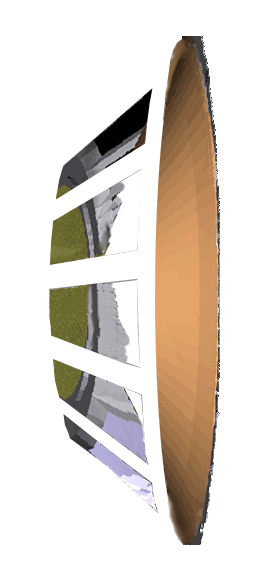
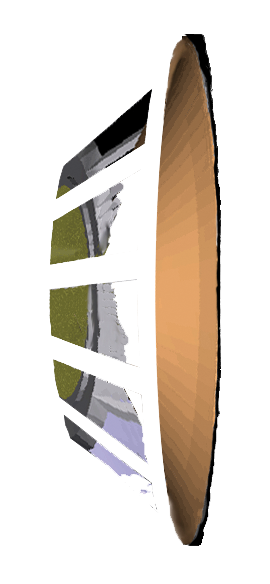
Two versions of the same layered image (270×584). Layer-by-layer changes:
painted on "Layer 1" over (49, 36, 221, 546)
added layer "Layer 2" above "Background" over (49, 34, 221, 546)
renamed (unnamed layer) to "Background", hid it, painted on it over (49, 34, 221, 546)
